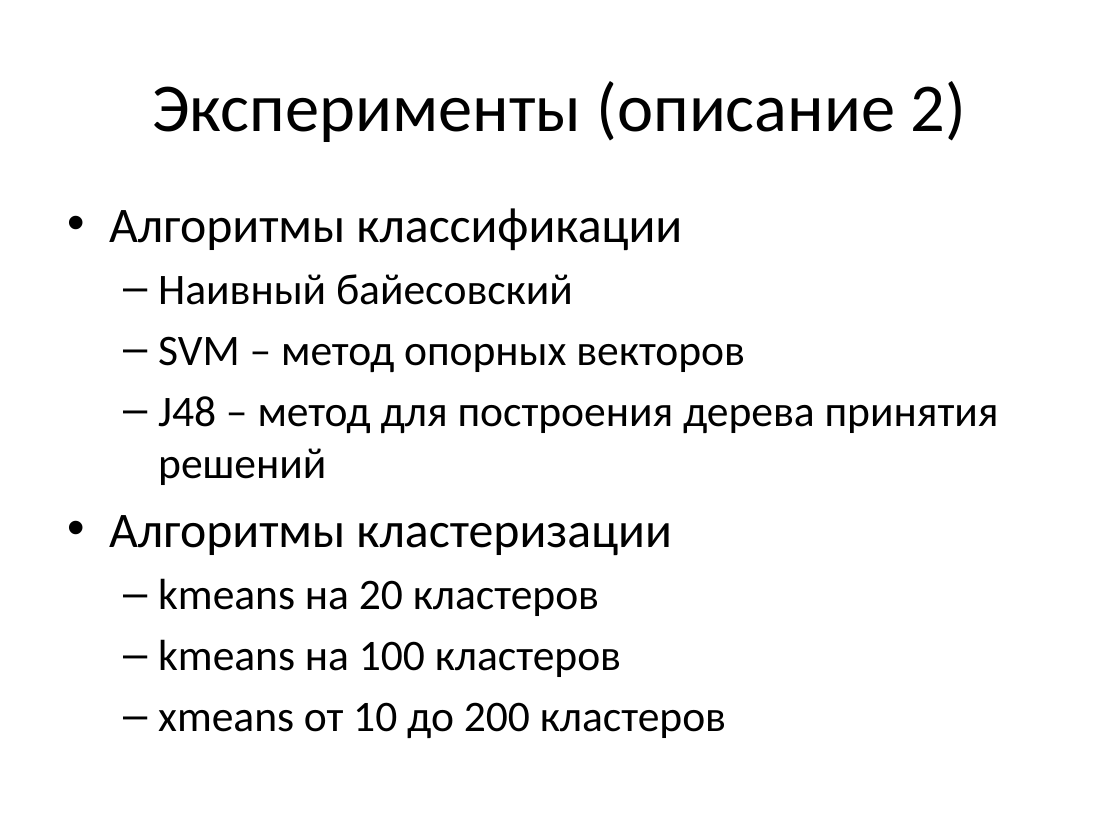
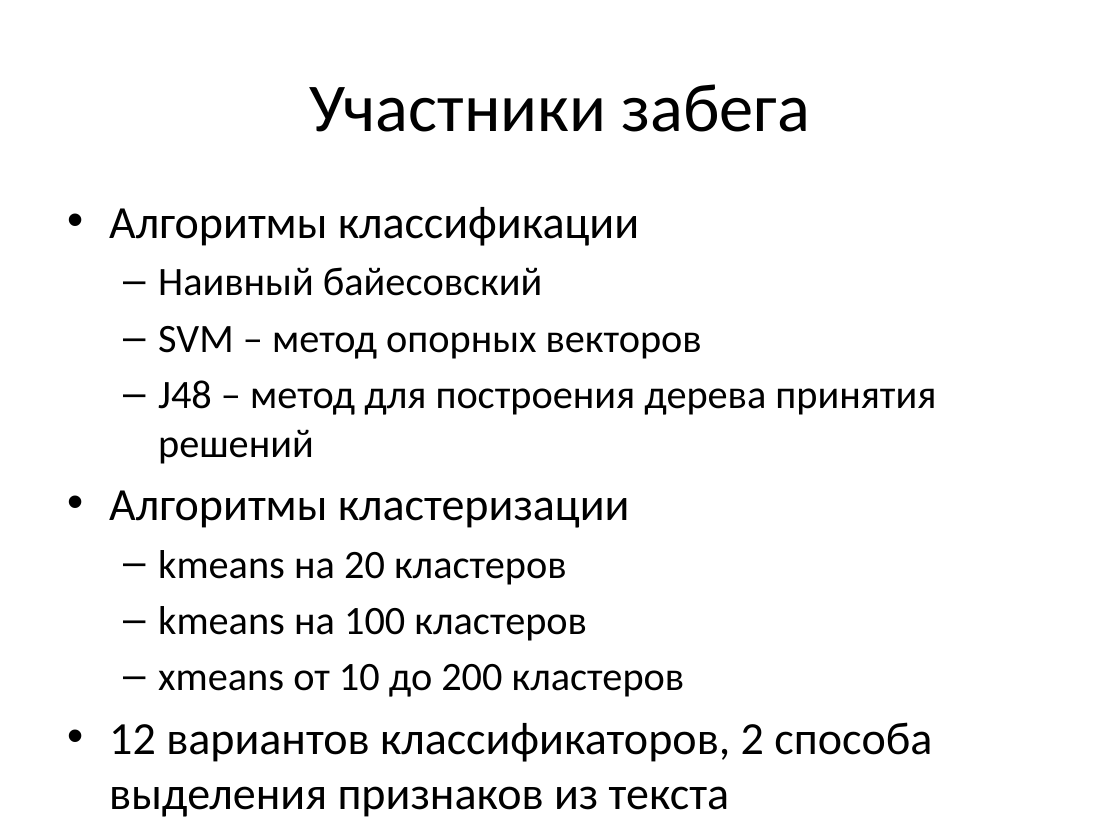
Before and after one commit to ttim/Diploma, a slide deck: slide 9 of docs/diploma.pptx (slide 7 before the commit). Drawn at 1120x840 pixels with LibreOffice and Linux fonts; fonts in the diff are those of the drawing. Boxes give left, top, right and bottom in pixels: in the first picture for what was removed or moved away, otherwise in the second. Text is boxed around its words. In the diff, an @@ line names an element or a change of style, - is before the commit and + after.

```diff
--- a/docs/diploma.pptx
+++ b/docs/diploma.pptx
@@ title at (309,84,810,132): text changed @@
-Эксперименты (описание 2)
+Участники забега
@@ text at (109,207,936,697): size 32 to 29.6 pt in "Алгоритмы классификации", "Алгоритмы кластеризации"; size 28 to 25.9 pt in "Наивный байесовский", "SVM – метод опорных векторов", "J48 – метод для построения дерева принятия ...", "kmeans на 20 кластеров" and 2 more places @@
@@ text at (109,722,932,762): paragraph added @@
+• 12 вариантов классификаторов, 2 способа выделения признаков из текста
```
Also in this commit, not shown: 5 other slides changed, 3 slides added, 1 other file.
